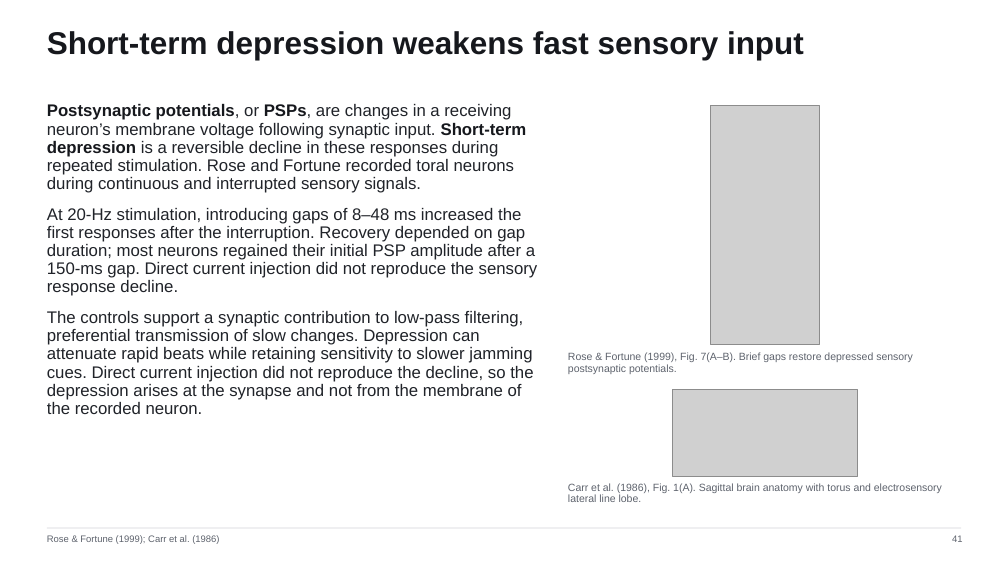
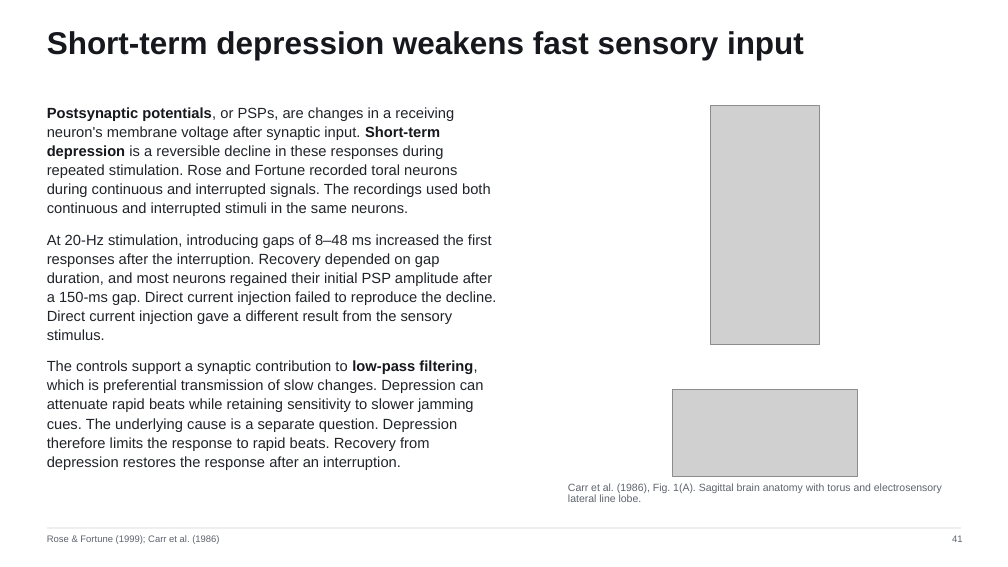
Before and after one commit to jordanxxlopez/NEUROETHOLOGY, a slide deck: slide 54 of scaffolded/Neuroethology_Lecture22_FA2026_SCAFFOLDED.pptx (slide 53 before the commit). Drawn at 1008x567 pixels with LibreOffice and Linux fonts; fonts in the diff are those of the drawing; grey boxes stand for pictures. Boxes give left, top, right and bottom in pixels: in the first picture for what was removed or moved away, otherwise in the second. Text is boxed around its words. In the diff, an @@ line names an element or a change of style, - is before the commit and + after.

```diff
--- a/scaffolded/Neuroethology_Lecture22_FA2026_SCAFFOLDED.pptx
+++ b/scaffolded/Neuroethology_Lecture22_FA2026_SCAFFOLDED.pptx
@@ text at (x1=47, y1=107, x2=497, y2=470): text changed; size 16 to 14 pt @@
-Postsynaptic potentials, or PSPs, are changes in a receiving neuron’s membrane voltage following synaptic input. Short-term depression is a reversible decline in these responses during repeated stimulation. Rose and Fortune recorded toral neurons during continuous and interrupted sensory signals.
-At 20-Hz stimulation, introducing gaps of 8–48 ms increased the first responses after the interruption. Recovery depended on gap duration; most neurons regained their initial PSP amplitude after a 150-ms gap. Direct current injection did not reproduce the sensory response decline.
-The controls support a synaptic contribution to low-pass filtering, preferential transmission of slow changes. Depression can attenuate rapid beats while retaining sensitivity to slower jamming cues. Direct current injection did not reproduce the decline, so the depression arises at the synapse and not from the membrane of the recorded neuron.
+Postsynaptic potentials, or PSPs, are changes in a receiving neuron's membrane voltage after synaptic input. Short-term depression is a reversible decline in these responses during repeated stimulation. Rose and Fortune recorded toral neurons during continuous and interrupted signals. The recordings used both continuous and interrupted stimuli in the same neurons.
+At 20-Hz stimulation, introducing gaps of 8–48 ms increased the first responses after the interruption. Recovery depended on gap duration, and most neurons regained their initial PSP amplitude after a 150-ms gap. Direct current injection failed to reproduce the decline. Direct current injection gave a different result from the sensory stimulus.
+The controls support a synaptic contribution to low-pass filtering, which is preferential transmission of slow changes. Depression can attenuate rapid beats while retaining sensitivity to slower jamming cues. The underlying cause is a separate question. Depression therefore limits the response to rapid beats. Recovery from depression restores the response after an interruption.
@@ text removed at (x1=568, y1=352, x2=913, y2=374) @@
-Rose & Fortune (1999), Fig. 7(A–B). Brief gaps restore depressed sensory postsynaptic potentials.
```
Also in this commit, not shown: 53 other slides changed, 5 slides added, 5 slides removed, 3 other files.
